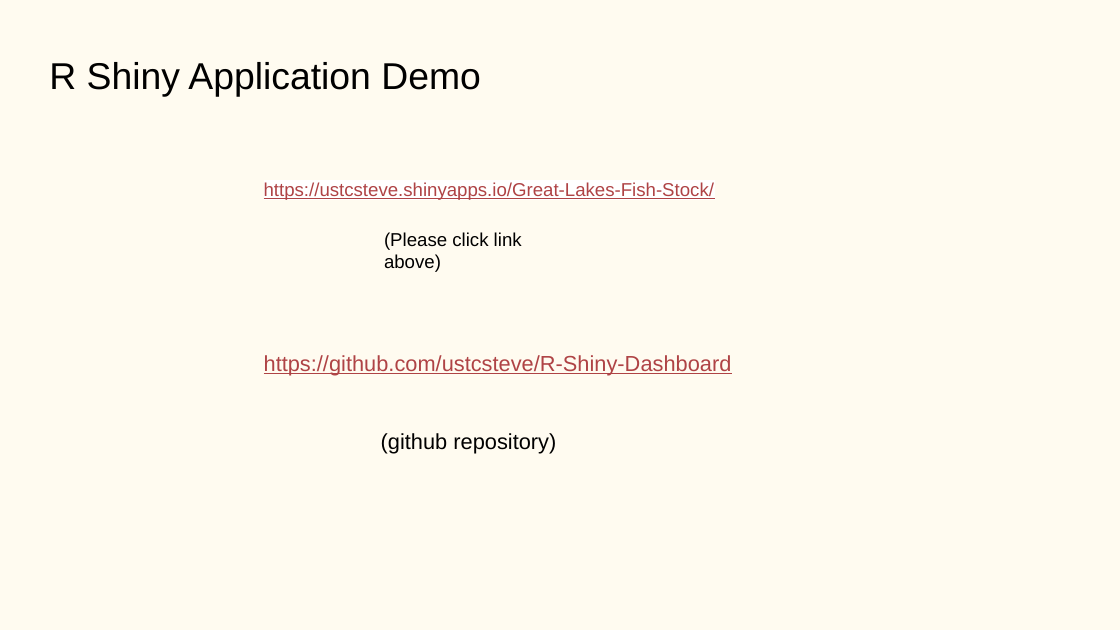
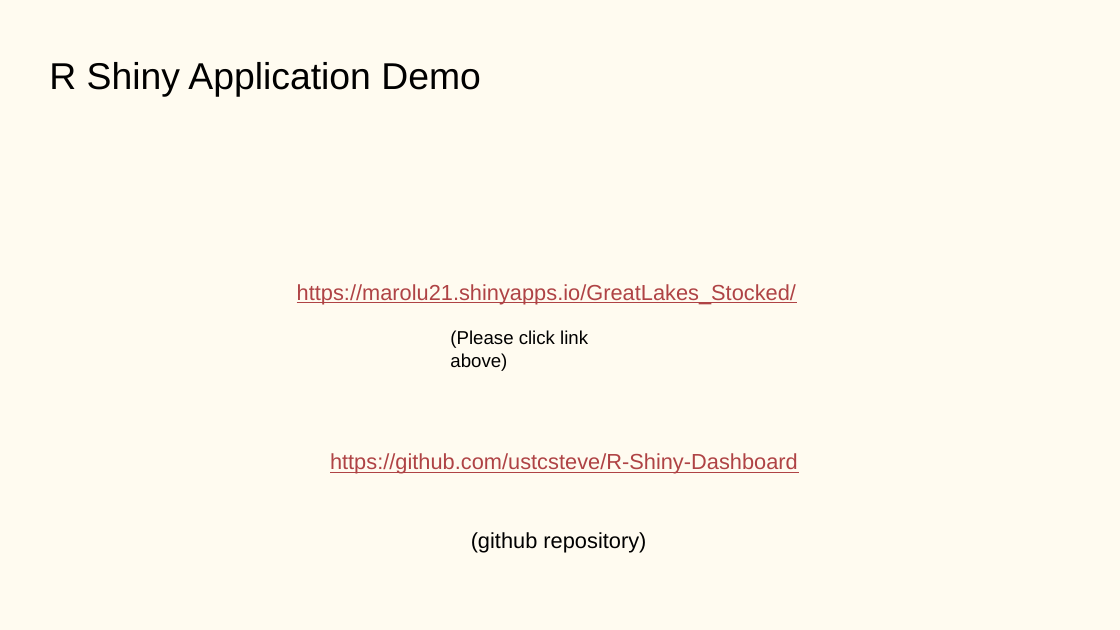
Before and after one commit to ustcsteve/R-Shiny-Dashboard, a slide deck: slide 8 of 5122 Final Project Presentation.pptx. Drawn at 1120x630 pixels with LibreOffice and Linux fonts; fonts in the diff are those of the drawing. Boxes give left, top, right and bottom in pixels: in the first picture for what was removed or moved away, otherwise in the second. Text is boxed around its words. In the diff, an @@ line names an element or a change of style, - is before the commit and + after.

```diff
--- a/5122 Final Project Presentation.pptx
+++ b/5122 Final Project Presentation.pptx
@@ text at (297,284,796,305): text changed; size 12 to 14 pt @@
-https://ustcsteve.shinyapps.io/Great-Lakes-Fish-Stock/
+https://marolu21.shinyapps.io/GreatLakes_Stocked/
@@ text "(Please click link above)": place and size @@
-text "(Please click link above)" at (384,232,522,272)
+text "(Please click link above)" at (450,330,588,371)
@@ text "https://github.com/ustcsteve/R-Shiny-Dashboard": place and size @@
-text "https://github.com/ustcsteve/R-Shiny-Dashboard" at (264,355,732,376)
+text "https://github.com/ustcsteve/R-Shiny-Dashboard" at (330,453,798,474)
@@ text "(github repository)": place and size @@
-text "(github repository)" at (381,433,556,454)
+text "(github repository)" at (471,532,646,553)
```
